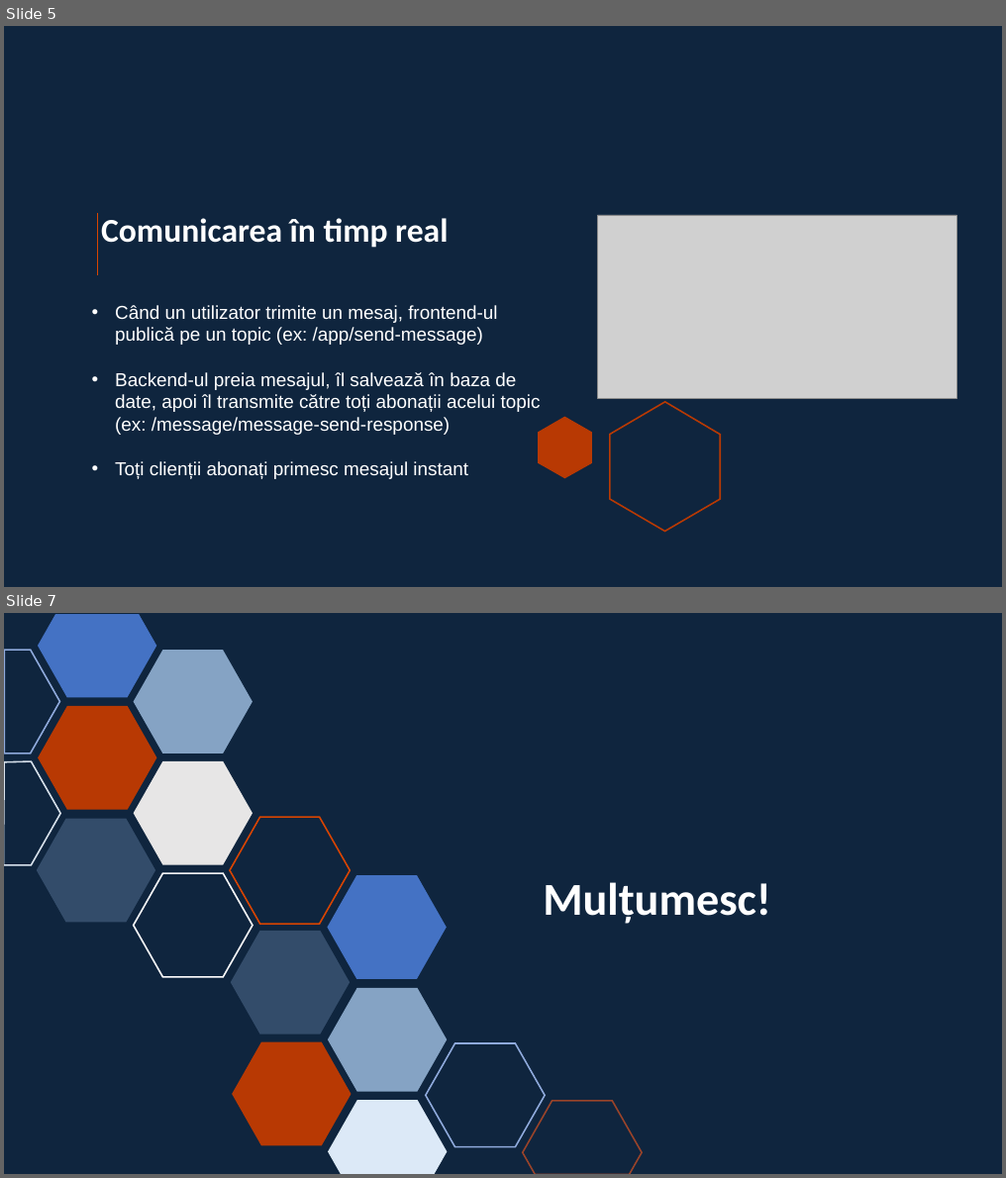
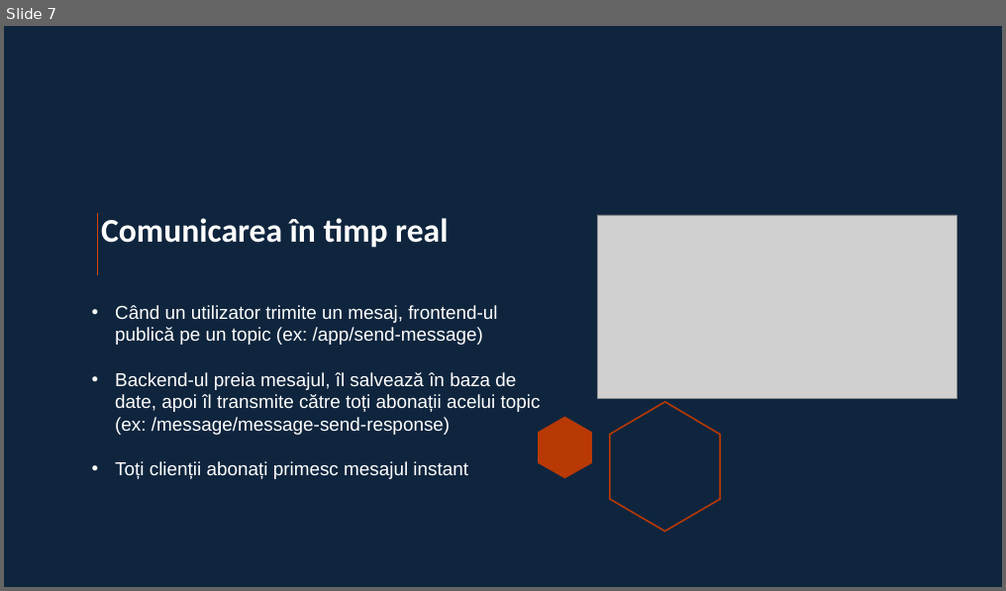
Before and after one commit to janina280/CampusConnect, a slide deck: Documentation/CampusConnect.pptx. Shown one above the other, each under a label of ours: slides 5 and 7 before the commit, slide 7 after it; the slides between them are not shown. The pictures are 1006x1178 and 1006x591 pixels, drawn with LibreOffice and Linux fonts; fonts in the diff are those of the drawing; grey boxes stand for pictures; background and template pictures are left out. Boxes give left, top, right and bottom in pixels: in the first picture for what was removed or moved away, otherwise in the second. Text is boxed around its words. In the diff, an @@ line names an element or a change of style, - is before the commit and + after.

```diff
--- a/Documentation/CampusConnect.pptx
+++ b/Documentation/CampusConnect.pptx
@@ slide 7 removed at [4,613,1002,1174], background #0F253E @@
@@ freeform shape removed at [38,614,156,697] @@
@@ freeform shape removed at [4,650,59,754] @@
@@ hexagon removed at [134,650,252,754] @@
@@ hexagon removed at [38,706,156,810] @@
@@ freeform shape removed at [4,761,60,866] @@
@@ hexagon removed at [134,761,252,865] @@
@@ hexagon removed at [37,819,155,923] @@
@@ hexagon removed at [230,817,350,925] @@
@@ hexagon removed at [134,873,252,977] @@
@@ hexagon removed at [328,875,447,980] @@
@@ title removed at [543,882,771,924] @@
-Mulțumesc!
@@ hexagon removed at [231,931,350,1035] @@
@@ hexagon removed at [328,988,447,1092] @@
@@ hexagon removed at [232,1043,350,1147] @@
@@ hexagon removed at [426,1044,545,1148] @@
@@ freeform shape removed at [328,1100,448,1174] @@
@@ freeform shape removed at [523,1101,642,1174] @@
@@ what was slide 5 is now slide 7 @@
```
Also in this commit, not shown: 2 slides changed, 4 slides added, 1 other slide removed.
